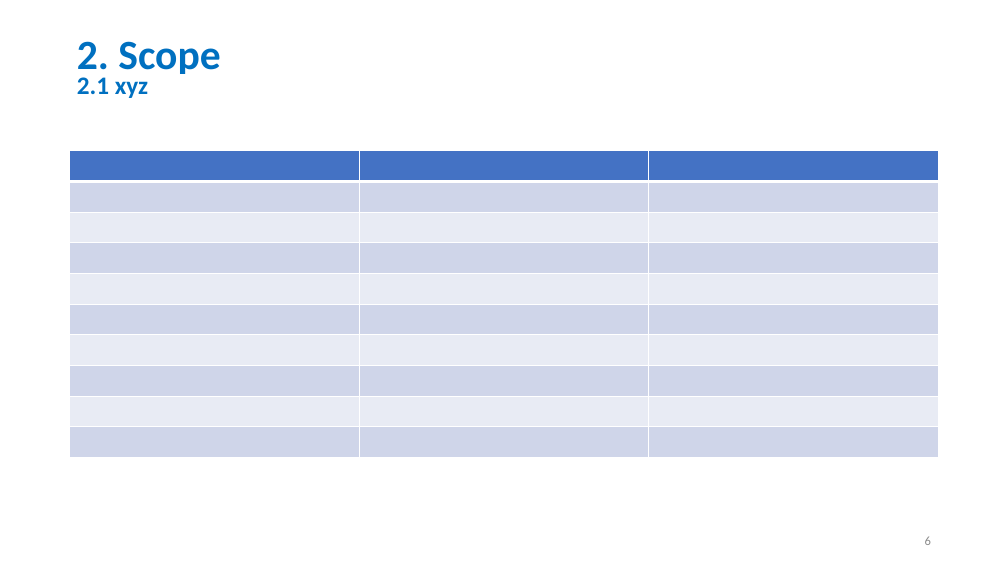
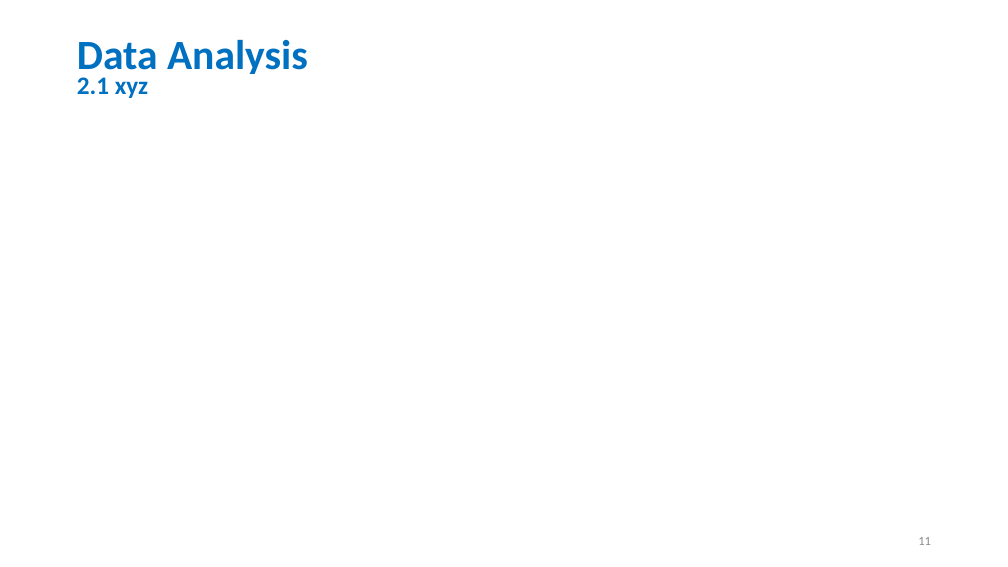
Before and after one commit to stephen823/Group_Project_1-How-Does-Social-Media-Impact-Our-Live, a slide deck: slide 11 of 002 - Deliverables/Social_Media_v0.01.pptx (slide 6 before the commit). Drawn at 1008x567 pixels with LibreOffice and Linux fonts; fonts in the diff are those of the drawing. Boxes give left, top, right and bottom in pixels: in the first picture for what was removed or moved away, otherwise in the second. Text is boxed around its words. In the diff, an @@ line names an element or a change of style, - is before the commit and + after.

Commit message:
Updated file and presentation

```diff
--- a/002 - Deliverables/Social_Media_v0.01.pptx
+++ b/002 - Deliverables/Social_Media_v0.01.pptx
@@ title at (77,39,308,80): text changed @@
-2. Scope
+Data Analysis
@@ table removed at (70,151,938,458), 10 rows, 3 columns @@
- |  | 
- |  | 
- |  | 
- |  | 
- |  | 
- |  | 
- |  | 
- |  | 
- |  | 
- |  | 
@@ page number at (918,537,931,545): text changed @@
-6
+11
```
Also in this commit, not shown: 4 other slides changed, 14 slides added, 14 slides removed, 3 other files.
